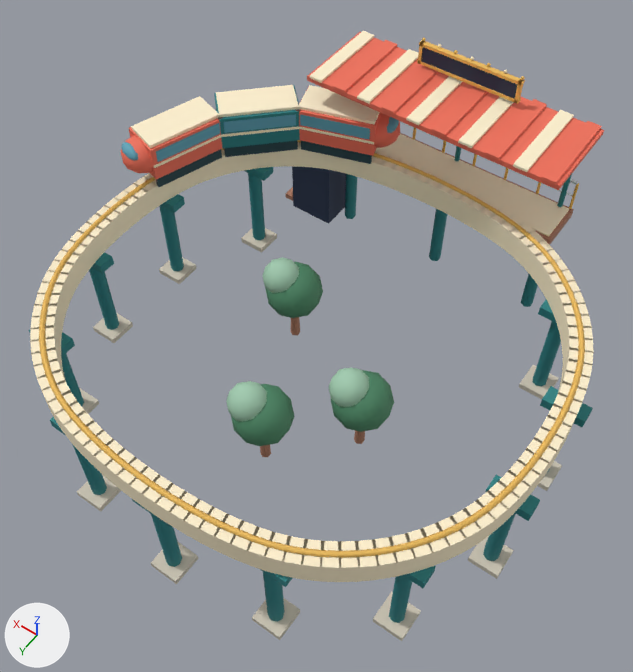
Two versions of the glTF model games/brightway-park/public/art/models/ride_monorail.glb, one commit apart.
Camera for both pictures: a camera (50 mm lens) standing at (-8.97, 12.97, 22.69) and looking at (-0.19, 0.68, 3.37). Arrows for +X, +Y and +Z are at lower left; the lights stay in place. The picture after the commit comes second. Where no turn or scale is listed for an object, it has been applied to the vertices.

Names of what the first picture shows: 'ride_monorail_0', 'ride_monorail_1', 'ride_monorail_10', 'ride_monorail_11', 'ride_monorail_2', 'ride_monorail_3', 'ride_monorail_4', 'ride_monorail_6', 'ride_monorail_7', 'ride_monorail_8', 'ride_monorail_9' and 1 more.
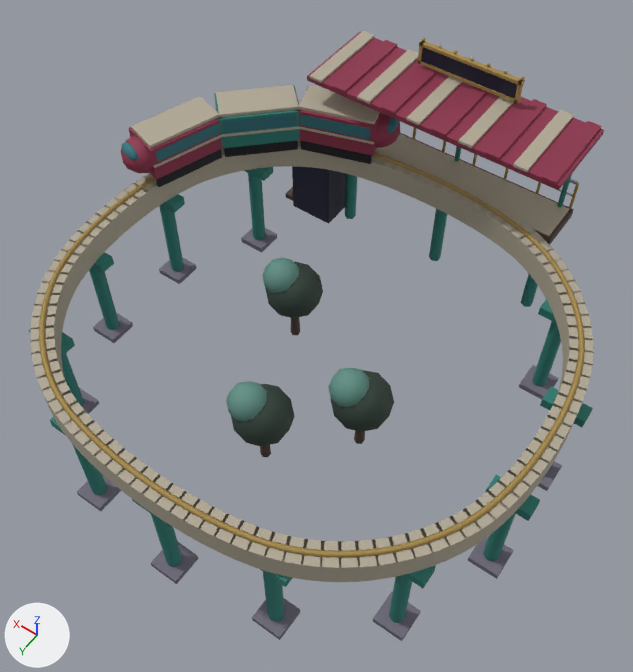
Location of each change, [x1, y1, x2, y2] in pixels of the pictures (633 x 672 px):
```json
{"object": "ride_monorail_0", "change": "recoloured", "before": [30, 31, 594, 582], "after": [30, 31, 594, 582], "on screen": "beige to grey"}
{"object": "ride_monorail_6", "change": "recoloured", "before": [121, 32, 604, 190], "after": [121, 32, 604, 190], "on screen": "darker"}
{"object": "ride_monorail_1", "change": "recoloured", "before": [39, 38, 585, 557], "after": [39, 38, 585, 557]}
{"object": "ride_monorail_3", "change": "recoloured", "before": [77, 228, 562, 641], "after": [77, 228, 562, 641]}
{"object": "ride_monorail_9", "change": "recoloured", "before": [231, 262, 394, 446], "after": [231, 262, 394, 446], "on screen": "green to dark green"}
{"object": "ride_monorail_10", "change": "recoloured", "before": [226, 257, 369, 421], "after": [226, 257, 369, 421]}
{"object": "ride_monorail_8", "change": "recoloured", "before": [121, 114, 399, 162], "after": [121, 114, 399, 162], "on screen": "cyan to dark cyan"}
```

Scene script edits in JSON lines:
```json
{"op": "set", "path": "mat_material_0.base_color", "old": "(1.0, 0.88, 0.624)", "new": "(0.44, 0.392, 0.301)", "note": "beige #fff1cf -> grey #b1a895"}
{"op": "set", "path": "mat_material_1.base_color", "old": "(0.847, 0.503, 0.107)", "new": "(0.381, 0.254, 0.0685)", "note": "orange #edbc5c -> brown #a68a4a"}
{"op": "set", "path": "mat_material_3.base_color", "old": "(0.624, 0.571, 0.468)", "new": "(0.156, 0.144, 0.195)", "note": "pale yellow #cfc7b6 -> grey #6e6a7a"}
{"op": "set", "path": "mat_material_6.base_color", "old": "(0.863, 0.162, 0.0999)", "new": "(0.262, 0.0284, 0.0685)", "note": "red #ef7059 -> red #8c2f4a"}
{"op": "set", "path": "mat_material_8.base_color", "old": "(0.114, 0.366, 0.479)", "new": "(0.0284, 0.159, 0.195)", "note": "cyan #5fa3b8 -> dark cyan #2f6f7a"}
{"op": "set", "path": "mat_material_9.base_color", "old": "(0.0723, 0.246, 0.133)", "new": "(0.0284, 0.0513, 0.0395)", "note": "green #4c8866 -> dark green #2f4038"}
{"op": "set", "path": "mat_material_10.base_color", "old": "(0.356, 0.597, 0.434)", "new": "(0.114, 0.275, 0.231)", "note": "green #a1cbb0 -> cyan #5f8f84"}
```
